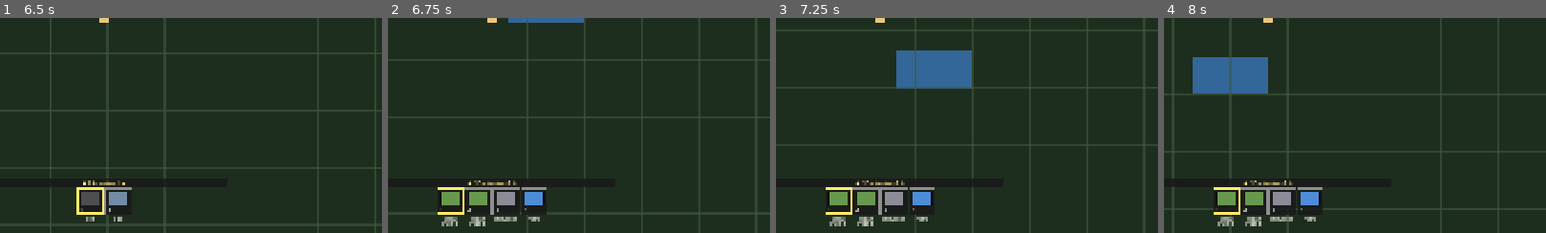
Above: before the commit, frames 1-4 (left to right).
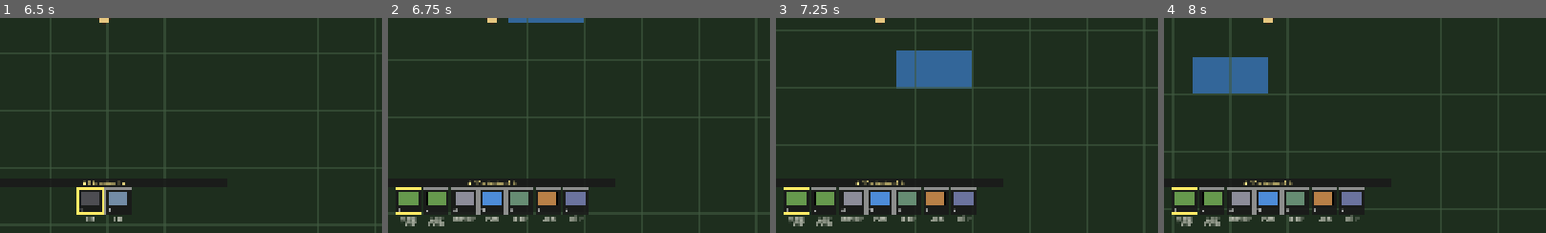
Above: after the commit, the same moments.

Repository: ocklavenoms1/FactClone
Game: Godot game, scene res://scenes/main.tscn
Two runs of this game, one before a commit and one after it. Both use one fixed random seed, a clock stepped at 60 frames per second and the inputs below.
Inputs (mouse positions are % of the whole screen's width and height, from its top left):
- Up to frame 1 (6.5 s): move the mouse to (72, 45) at 0.52 s; hold D (move_right) 0.53-1.28 s; tap Q (inspect_building) at 0.6, 5.1 s; move the mouse to (30, 55) at 1.27 s; hold S (move_down) 1.28-2.03 s; tap E (interact) at 1.35, 5.85 s; move the mouse to (60, 28) at 2.02 s; hold D (move_right) 2.03-2.78 s; tap Tab (next_category) at 2.1 s; move the mouse to (45, 70) at 2.77 s; hold W (move_up) 2.78-3.53 s; click (45, 70) at 2.85 s; move the mouse to (80, 65) at 3.52 s; hold Right mouse button (remove_tile) 3.53-4.28 s; hold A (move_left) 3.53-5.03 s; move the mouse to (20, 35) at 4.27 s; tap R (rotate_placement) at 4.35 s; move the mouse to (55, 50) at 5.02 s; hold S (move_down) 5.03-5.78 s; move the mouse to (35, 25) at 5.77 s; hold D (move_right) from 5.78 s (still down)
- Up to frame 2 (6.75 s): move the mouse to (72, 45) at 6.52 s; release D (move_right) at 6.53 s; hold W (move_up) from 6.53 s (still down); tap Tab (next_category) at 6.6 s
- Up to frame 3 (7.25 s): keep holding W (move_up)
- Up to frame 4 (8 s): move the mouse to (30, 55) at 7.27 s; release W (move_up) at 7.28 s; hold D (move_right) from 7.28 s (still down); click (30, 55) at 7.35 s
The pictures show only the part of the screen within x 36-86%, y 50-100%; the shares and areas given below are measured in that part.

Frame 1 is identical in both runs. In frame 2, 4.8% of the frame differs, in the area x 2-53%, y 78-97%; in frame 3, 4.6%; in frame 4, 4.9%.

Commit message:
Session E groundwork: register cloth chain buildings (1x1)
Three new processor buildings: Retter (flax+water → fiber), Loom (3
fiber → cloth), Tailor (4 cloth → bag). All 1×1, all require stone
overlay, no prefer_dir, non-rotatable.

Per-building files (retter.gd, loom.gd, tailor.gd) follow the simple-
processor pattern from briquetter / sugar_press / yeast_culture: ~40
lines each, make() + draw(). Visuals are programmer-art with cycle-
linked color lerps and small motion (Loom shuttle traverses, Tailor
needle bobs).

DATA entries with distinct swatch colors:
- Retter: mossy vat green (0.40, 0.55, 0.45)
- Loom: warm wood (0.72, 0.50, 0.28)
- Tailor: tailor's slate-blue (0.42, 0.45, 0.62)

Hotbar: added to Production (Refining is at 9/9 slots — Production has
the headroom). Slots 5-7 in the category, after the existing Wheat
Planter / Sugar Planter / Harvester / Pump.

Dispatch wired uniformly: make(), tick_one (Processor.tick group),
draw_one, info_lines_for (Processor.info_lines group).

Verified in-game: hotbar layout correct, all three place cleanly on
stone, terrain rules reject grass/water/path, Q-inspect shows correct
recipe and Waiting-for diagnostics. R-key correctly toasts 'no
directional ports' for all three (non-rotatable per the convention).

8 tests still pass.

Co-Authored-By: Claude Opus 4.7 <noreply@anthropic.com>

Diff:
--- a/scripts/ui/hotbar.gd
+++ b/scripts/ui/hotbar.gd
@@ -65,6 +65,10 @@
 			{ "kind": "building", "value": Buildings.Type.PLANTER, "extra": Items.Type.SUGAR_BEET, "label": "Sugar Planter" },
 			{ "kind": "building", "value": Buildings.Type.HARVESTER },
 			{ "kind": "building", "value": Buildings.Type.PUMP },
+			# Cloth chain processors — Refining is at 9/9, so these live here.
+			{ "kind": "building", "value": Buildings.Type.RETTER },
+			{ "kind": "building", "value": Buildings.Type.LOOM },
+			{ "kind": "building", "value": Buildings.Type.TAILOR },
 		],
 		"selected": 0,
 	})
--- a/scripts/world/buildings.gd
+++ b/scripts/world/buildings.gd
@@ -165,6 +165,30 @@
 		"swatch_color": Color(0.65, 0.45, 0.45),
 		"footprint": Vector2i(1, 1),
 		"requires_overlay": [Terrain.Overlay.STONE, Terrain.Overlay.PATH],
+		"supports_direction": false,
+		"player_drainable": false,
+	},
+	Type.RETTER: {
+		"name": "Retter",
+		"swatch_color": Color(0.40, 0.55, 0.45),    # mossy vat green
+		"footprint": Vector2i(1, 1),
+		"requires_overlay": [Terrain.Overlay.STONE],
+		"supports_direction": false,
+		"player_drainable": false,
+	},
+	Type.LOOM: {
+		"name": "Loom",
+		"swatch_color": Color(0.72, 0.50, 0.28),    # warm wood
+		"footprint": Vector2i(1, 1),
+		"requires_overlay": [Terrain.Overlay.STONE],
+		"supports_direction": false,
+		"player_drainable": false,
+	},
+	Type.TAILOR: {
+		"name": "Tailor",
+		"swatch_color": Color(0.42, 0.45, 0.62),    # tailor's slate-blue
+		"footprint": Vector2i(1, 1),
+		"requires_overlay": [Terrain.Overlay.STONE],
 		"supports_direction": false,
 		"player_drainable": false,
 	},
@@ -285,6 +309,12 @@
 			return YeastCulture.make(pos)
 		Type.SUGAR_PRESS:
 			return SugarPress.make(pos)
+		Type.RETTER:
+			return Retter.make(pos)
+		Type.LOOM:
+			return Loom.make(pos)
+		Type.TAILOR:
+			return Tailor.make(pos)
 	push_error("Buildings.make: unknown type %d" % t)
 	return null
 
@@ -300,7 +330,8 @@
 			Chest.tick(b, world)
 		# All recipe-driven processors share Processor.tick:
 		Type.MILL, Type.MIXER, Type.THRESHER, Type.PROOFER, Type.OVEN, \
-		Type.PACKAGER, Type.BRIQUETTER, Type.YEAST_CULTURE, Type.SUGAR_PRESS:
+		Type.PACKAGER, Type.BRIQUETTER, Type.YEAST_CULTURE, Type.SUGAR_PRESS, \
+		Type.RETTER, Type.LOOM, Type.TAILOR:
 			Processor.tick(b, world)
 		# PIPE and PUMP are passive — no per-tick logic in connectivity-only model.
 
@@ -341,6 +372,12 @@
 			YeastCulture.draw(b, canvas, world_pos, tile_size)
 		Type.SUGAR_PRESS:
 			SugarPress.draw(b, canvas, world_pos, tile_size)
+		Type.RETTER:
+			Retter.draw(b, canvas, world_pos, tile_size)
+		Type.LOOM:
+			Loom.draw(b, canvas, world_pos, tile_size)
+		Type.TAILOR:
+			Tailor.draw(b, canvas, world_pos, tile_size)
 	# Post-pass: draw multi-tile footprint border and port indicators on top
 	# of every per-type draw. Single helpers handle this for all buildings;
 	# moving them out of per-type draws keeps the visual language consistent.
@@ -529,7 +566,8 @@
 			return Pump.info_lines(b)
 		# All recipe-driven processors use Processor.info_lines:
 		Type.MIXER, Type.THRESHER, Type.PROOFER, Type.OVEN, Type.PACKAGER, \
-		Type.BRIQUETTER, Type.YEAST_CULTURE, Type.SUGAR_PRESS:
+		Type.BRIQUETTER, Type.YEAST_CULTURE, Type.SUGAR_PRESS, \
+		Type.RETTER, Type.LOOM, Type.TAILOR:
 			return Processor.info_lines(b, world)
 	# Generic fallback: dump state keys.
 	var lines: Array = ["(no custom info — generic fallback)"]
--- /dev/null
+++ b/scripts/world/loom.gd
@@ -0,0 +1,51 @@
+class_name Loom
+extends RefCounted
+
+## Loom — weaves 3 fiber into 1 cloth.
+## Wooden frame with horizontal warp threads; shuttle slides across while running.
+
+const DEFAULT_RECIPE_ID: String = "loom_cloth"
+
+const SHELL: Color = Color(0.72, 0.50, 0.28)         # warm wood
+const FRAME: Color = Color(0.30, 0.18, 0.10)
+const TRIM: Color = Color(0.08, 0.05, 0.03)
+const WARP: Color = Color(0.86, 0.84, 0.76)          # fiber-colored warp threads
+const SHUTTLE: Color = Color(0.92, 0.80, 0.62)       # cloth-colored shuttle
+const FABRIC: Color = Color(0.92, 0.80, 0.62)
+
+static func make(pos: Vector2i) -> Building:
+	return Building.new(Buildings.Type.LOOM, pos, Processor.make_state(DEFAULT_RECIPE_ID))
+
+static func draw(b: Building, canvas: CanvasItem, world_pos: Vector2, tile_size: int) -> void:
+	var rect: Rect2 = Rect2(world_pos, Vector2(tile_size, tile_size))
+	canvas.draw_rect(rect, FRAME, true)
+	canvas.draw_rect(rect.grow(-3), SHELL, true)
+	canvas.draw_rect(rect, TRIM, false, 2.0)
+
+	# Horizontal warp lines spanning the frame.
+	var inset: float = float(tile_size) * 0.18
+	var lane_top: float = float(tile_size) * 0.30
+	var lane_bot: float = float(tile_size) * 0.70
+	var lane_count: int = 5
+	for i in lane_count:
+		var t: float = float(i) / float(lane_count - 1)
+		var y: float = lerp(lane_top, lane_bot, t)
+		canvas.draw_line(world_pos + Vector2(inset, y), world_pos + Vector2(tile_size - inset, y), WARP, 1.0)
+
+	# Shuttle: slides across while running, parked at left when idle.
+	var s: int = int(b.state.get("state", Processor.IDLE))
+	var recipe: Dictionary = Recipes.get_recipe(b.state.get("recipe_id", ""))
+	var pct: float = 0.0
+	if not recipe.is_empty():
+		var p: int = int(b.state.get("progress", 0))
+		var tt: int = int(recipe["time_ticks"])
+		pct = clamp(float(p) / float(tt), 0.0, 1.0) if tt > 0 else 0.0
+	# Shuttle bounces left↔right twice per cycle so motion reads as weaving.
+	var traverse: float = abs(sin(pct * TAU))
+	var shuttle_x: float = lerp(inset, float(tile_size) - inset, traverse) if s == Processor.RUNNING else inset
+	canvas.draw_circle(world_pos + Vector2(shuttle_x, (lane_top + lane_bot) * 0.5), float(tile_size) * 0.06, SHUTTLE)
+
+	# Woven fabric strip below the warp, growing with progress.
+	var fabric_h: float = lerp(0.0, float(tile_size) * 0.10, pct)
+	if fabric_h > 0.5:
+		canvas.draw_rect(Rect2(world_pos + Vector2(inset, lane_bot + 2.0), Vector2(float(tile_size) - inset * 2.0, fabric_h)), FABRIC, true)
--- /dev/null
+++ b/scripts/world/retter.gd
@@ -0,0 +1,42 @@
+class_name Retter
+extends RefCounted
+
+## Retter — soaks flax in water until it breaks down to fiber.
+## Vat with water level; flax color shifts toward fiber as cycle completes.
+
+const DEFAULT_RECIPE_ID: String = "retter_fiber"
+
+const SHELL: Color = Color(0.40, 0.55, 0.45)         # mossy vat exterior
+const FRAME: Color = Color(0.18, 0.22, 0.18)
+const TRIM: Color = Color(0.05, 0.08, 0.05)
+const WATER: Color = Color(0.35, 0.50, 0.55, 0.85)   # murky retting water
+const FLAX_COLOR: Color = Color(0.55, 0.72, 0.78)
+const FIBER_COLOR: Color = Color(0.86, 0.84, 0.76)
+
+static func make(pos: Vector2i) -> Building:
+	return Building.new(Buildings.Type.RETTER, pos, Processor.make_state(DEFAULT_RECIPE_ID))
+
+static func draw(b: Building, canvas: CanvasItem, world_pos: Vector2, tile_size: int) -> void:
+	var rect: Rect2 = Rect2(world_pos, Vector2(tile_size, tile_size))
+	canvas.draw_rect(rect, FRAME, true)
+	canvas.draw_rect(rect.grow(-3), SHELL, true)
+	canvas.draw_rect(rect, TRIM, false, 2.0)
+
+	# Vat opening showing water surface; bundle floats inside.
+	var vat_rect: Rect2 = Rect2(world_pos + Vector2(tile_size * 0.18, tile_size * 0.22),
+		Vector2(tile_size * 0.64, tile_size * 0.62))
+	canvas.draw_rect(vat_rect, WATER, true)
+	canvas.draw_rect(vat_rect, TRIM, false, 1.5)
+
+	# Bundle: color lerps FLAX → FIBER as cycle progresses.
+	var recipe: Dictionary = Recipes.get_recipe(b.state.get("recipe_id", ""))
+	var pct: float = 0.0
+	if not recipe.is_empty():
+		var p: int = int(b.state.get("progress", 0))
+		var tt: int = int(recipe["time_ticks"])
+		pct = clamp(float(p) / float(tt), 0.0, 1.0) if tt > 0 else 0.0
+	var bundle_color: Color = FLAX_COLOR.lerp(FIBER_COLOR, pct)
+	var bundle_rect: Rect2 = Rect2(vat_rect.position + Vector2(vat_rect.size.x * 0.15, vat_rect.size.y * 0.30),
+		Vector2(vat_rect.size.x * 0.70, vat_rect.size.y * 0.40))
+	canvas.draw_rect(bundle_rect, bundle_color, true)
+	canvas.draw_rect(bundle_rect, TRIM, false, 1.0)
--- /dev/null
+++ b/scripts/world/tailor.gd
@@ -0,0 +1,52 @@
+class_name Tailor
+extends RefCounted
+
+## Tailor — assembles 4 cloth into 1 bag.
+## Workbench with cloth pile and a needle that bobs while running.
+
+const DEFAULT_RECIPE_ID: String = "tailor_bag"
+
+const SHELL: Color = Color(0.42, 0.45, 0.62)         # tailor's slate-blue
+const FRAME: Color = Color(0.18, 0.18, 0.28)
+const TRIM: Color = Color(0.05, 0.05, 0.08)
+const BENCH: Color = Color(0.55, 0.42, 0.28)         # warm wood bench
+const CLOTH_COLOR: Color = Color(0.92, 0.80, 0.62)
+const BAG_COLOR: Color = Color(0.55, 0.30, 0.18)
+const NEEDLE: Color = Color(0.85, 0.85, 0.85)
+
+static func make(pos: Vector2i) -> Building:
+	return Building.new(Buildings.Type.TAILOR, pos, Processor.make_state(DEFAULT_RECIPE_ID))
+
+static func draw(b: Building, canvas: CanvasItem, world_pos: Vector2, tile_size: int) -> void:
+	var rect: Rect2 = Rect2(world_pos, Vector2(tile_size, tile_size))
+	canvas.draw_rect(rect, FRAME, true)
+	canvas.draw_rect(rect.grow(-3), SHELL, true)
+	canvas.draw_rect(rect, TRIM, false, 2.0)
+
+	# Bench across the bottom half.
+	var bench_rect: Rect2 = Rect2(world_pos + Vector2(tile_size * 0.12, tile_size * 0.55),
+		Vector2(tile_size * 0.76, tile_size * 0.30))
+	canvas.draw_rect(bench_rect, BENCH, true)
+	canvas.draw_rect(bench_rect, TRIM, false, 1.0)
+
+	# Stitched piece on the bench: color lerps CLOTH → BAG with cycle progress.
+	var recipe: Dictionary = Recipes.get_recipe(b.state.get("recipe_id", ""))
+	var pct: float = 0.0
+	if not recipe.is_empty():
+		var p: int = int(b.state.get("progress", 0))
+		var tt: int = int(recipe["time_ticks"])
+		pct = clamp(float(p) / float(tt), 0.0, 1.0) if tt > 0 else 0.0
+	var piece_color: Color = CLOTH_COLOR.lerp(BAG_COLOR, pct)
+	var piece_rect: Rect2 = Rect2(bench_rect.position + Vector2(bench_rect.size.x * 0.20, bench_rect.size.y * 0.18),
+		Vector2(bench_rect.size.x * 0.60, bench_rect.size.y * 0.55))
+	canvas.draw_rect(piece_rect, piece_color, true)
+	canvas.draw_rect(piece_rect, TRIM, false, 1.0)
+
+	# Needle: bobs vertically while running, parked above the piece when idle.
+	var s: int = int(b.state.get("state", Processor.IDLE))
+	var bob: float = 0.0
+	if s == Processor.RUNNING:
+		bob = sin(float(TickSystem.current_tick) * 0.55) * (float(tile_size) * 0.04)
+	var needle_top: Vector2 = piece_rect.position + Vector2(piece_rect.size.x * 0.5, -float(tile_size) * 0.06 + bob)
+	var needle_bot: Vector2 = needle_top + Vector2(0, float(tile_size) * 0.10)
+	canvas.draw_line(needle_top, needle_bot, NEEDLE, 1.5)
Not shown, added: scripts/world/loom.gd.uid
Not shown, added: scripts/world/retter.gd.uid
Not shown, added: scripts/world/tailor.gd.uid
